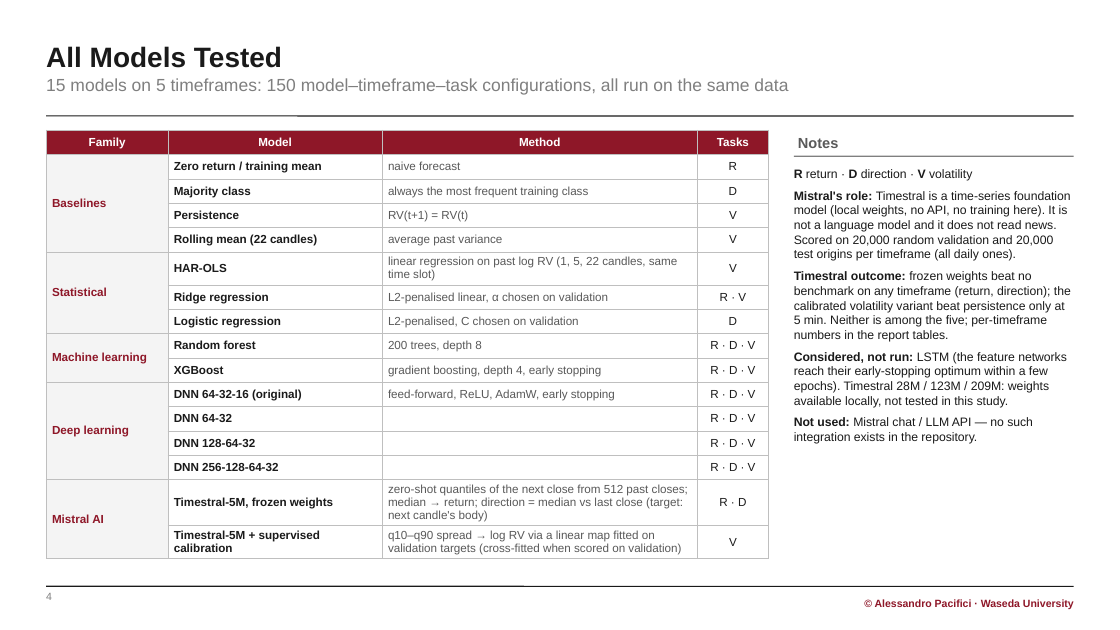
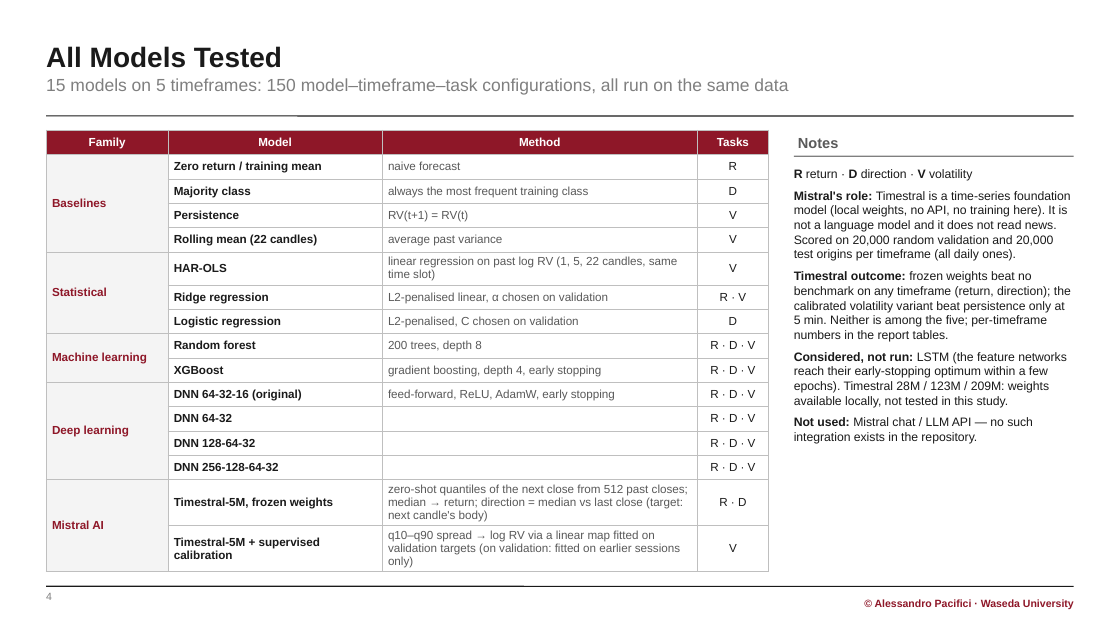
Before and after one commit to Paciooo/Project_ai_ML_bigdata, a slide deck: slide 4 of presentation_multitarget/NASDAQ_multitarget_report.pptx. Drawn at 1120x630 pixels with LibreOffice and Linux fonts; fonts in the diff are those of the drawing. Boxes give left, top, right and bottom in pixels: in the first picture for what was removed or moved away, otherwise in the second. Text is boxed around its words. In the diff, an @@ line names an element or a change of style, - is before the commit and + after.

```diff
--- a/presentation_multitarget/NASDAQ_multitarget_report.pptx
+++ b/presentation_multitarget/NASDAQ_multitarget_report.pptx
@@ table at (46, 130, 769, 572) @@
-row 16, column 3: q10–q90 spread → log RV via a linear map fitted on validation targets (cross-fitted when scored on validation)
+row 16, column 3: q10–q90 spread → log RV via a linear map fitted on validation targets (on validation: fitted on earlier sessions only)
```
Also in this commit, not shown: 11 other files.
